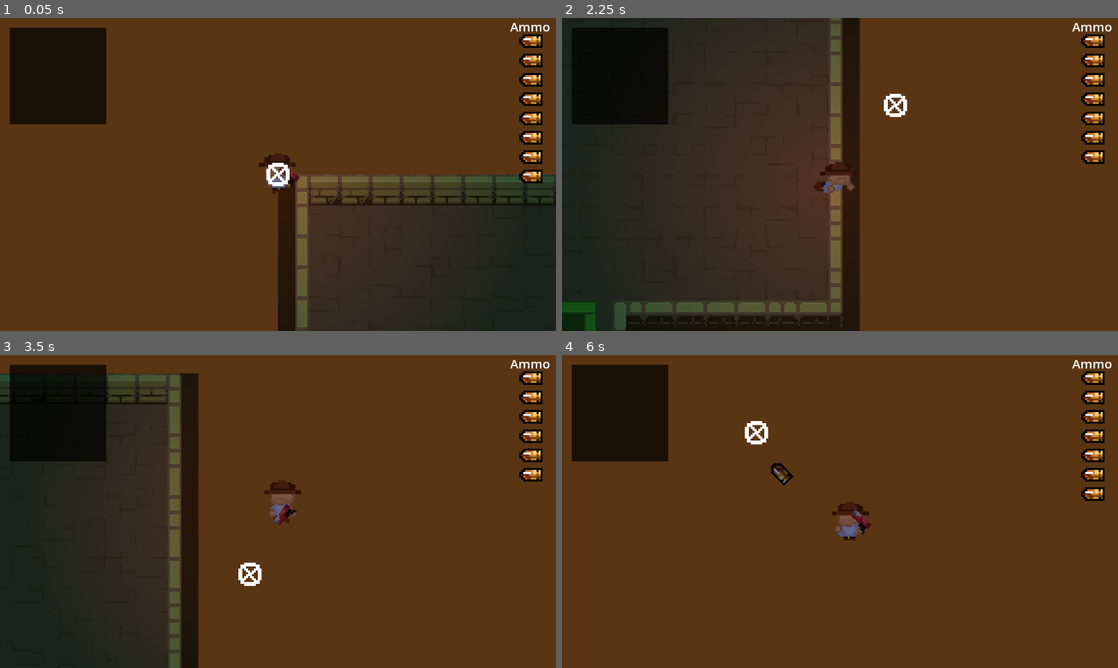
Above: before the commit, frames 1-4 (two rows, left to right).
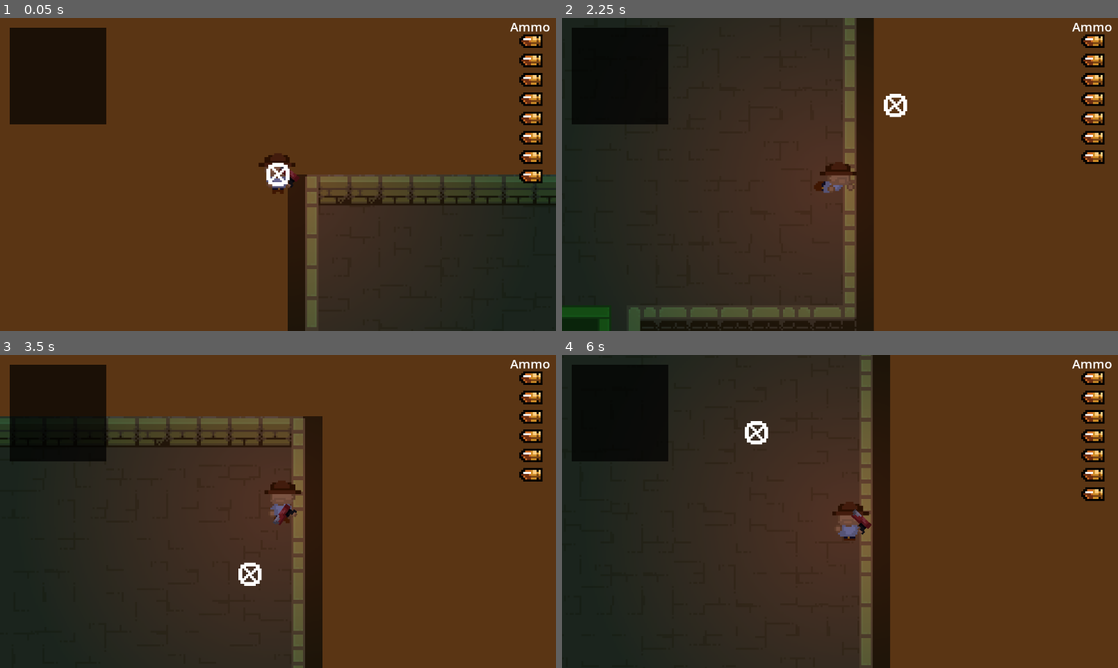
Above: after the commit, the same moments.

Repository: wonderdip/Guns-N-Gylphs
Game: Godot game, scene res://Scenes/World.tscn
The game is run twice, just before and just after one commit, with the same random seed, the same clock (stepped at 60 frames per second) and the same inputs.
Inputs (mouse positions are in pixels of both pictures, inside the frame that each line leads up to):
- Up to frame 1 (0.05 s): no input
- Up to frame 2 (2.25 s): tap Enter at 0.5 s; move the mouse to (962, 158) at 0.52 s; hold Right (move_right) 0.53-1.28 s; right-click (962, 158) at 0.6 s; move the mouse to (728, 190) at 1.27 s; hold Down (move_down) 1.28-2.03 s; click (728, 190) at 1.35 s; move the mouse to (895, 105) at 2.02 s; hold Right (move_right) from 2.03 s (still down); right-click (895, 105) at 2.1 s
- Up to frame 3 (3.5 s): move the mouse to (250, 574) at 2.77 s; release Right (move_right) at 2.78 s; hold W (move_up) from 2.78 s (still down); click (250, 574) at 2.85 s
- Up to frame 4 (6 s): move the mouse to (1006, 558) at 3.52 s; release W (move_up) at 3.53 s; hold Left (move_left) 3.53-5.03 s; right-click (1006, 558) at 3.6 s; tap R (reload) at 4.15 s; move the mouse to (673, 464) at 4.27 s; click (673, 464) at 4.35 s; move the mouse to (867, 511) at 5.02 s; hold Down (move_down) 5.03-5.78 s; right-click (867, 511) at 5.1 s; move the mouse to (756, 433) at 5.77 s; hold Right (move_right) from 5.78 s (still down); click (756, 433) at 5.85 s

The runs differ from the first frame. In frame 1, 3.1% of the frame differs, in the area x 50-100%, y 50-100%; in frame 2, 8.1%; in frame 3, 15%; in frame 4, 45%, in the area x 0-59%, y 0-100%.

Commit message:
Door Animations, fixed collisions

Diff:
--- a/Assets/WorldTileSet.tres
+++ b/Assets/WorldTileSet.tres
@@ -5,37 +5,123 @@
 [sub_resource type="TileSetAtlasSource" id="TileSetAtlasSource_0u1jf"]
 texture = ExtResource("1_uuyb7")
 0:0/0 = 0
+0:0/0/physics_layer_0/linear_velocity = Vector2(0, 0)
+0:0/0/physics_layer_0/angular_velocity = 0.0
+0:0/0/physics_layer_0/polygon_0/points = PackedVector2Array(-8, -8, 8, -8, 8, 8, -8, 8)
 1:0/0 = 0
+1:0/0/physics_layer_0/linear_velocity = Vector2(0, 0)
+1:0/0/physics_layer_0/angular_velocity = 0.0
+1:0/0/physics_layer_0/polygon_0/points = PackedVector2Array(-8, -8, 8, -8, 8, 8, -8, 8)
 2:0/0 = 0
+2:0/0/physics_layer_0/linear_velocity = Vector2(0, 0)
+2:0/0/physics_layer_0/angular_velocity = 0.0
+2:0/0/physics_layer_0/polygon_0/points = PackedVector2Array(-8, -8, 8, -8, 8, 8, -8, 8)
 3:0/0 = 0
+3:0/0/physics_layer_0/linear_velocity = Vector2(0, 0)
+3:0/0/physics_layer_0/angular_velocity = 0.0
+3:0/0/physics_layer_0/polygon_0/points = PackedVector2Array(-8, -8, 8, -8, 8, 8, -8, 8)
 4:0/0 = 0
+4:0/0/physics_layer_0/linear_velocity = Vector2(0, 0)
+4:0/0/physics_layer_0/angular_velocity = 0.0
 5:0/0 = 0
+5:0/0/physics_layer_0/linear_velocity = Vector2(0, 0)
+5:0/0/physics_layer_0/angular_velocity = 0.0
 6:0/0 = 0
+6:0/0/physics_layer_0/linear_velocity = Vector2(0, 0)
+6:0/0/physics_layer_0/angular_velocity = 0.0
 7:0/0 = 0
+7:0/0/physics_layer_0/linear_velocity = Vector2(0, 0)
+7:0/0/physics_layer_0/angular_velocity = 0.0
 8:0/0 = 0
+8:0/0/physics_layer_0/linear_velocity = Vector2(0, 0)
+8:0/0/physics_layer_0/angular_velocity = 0.0
 9:0/0 = 0
+9:0/0/physics_layer_0/linear_velocity = Vector2(0, 0)
+9:0/0/physics_layer_0/angular_velocity = 0.0
 0:1/0 = 0
+0:1/0/physics_layer_0/linear_velocity = Vector2(0, 0)
+0:1/0/physics_layer_0/angular_velocity = 0.0
+0:1/0/physics_layer_0/polygon_0/points = PackedVector2Array(-8, -8, 8, -8, 8, 8, -8, 8)
 1:1/0 = 0
+1:1/0/physics_layer_0/linear_velocity = Vector2(0, 0)
+1:1/0/physics_layer_0/angular_velocity = 0.0
+1:1/0/physics_layer_0/polygon_0/points = PackedVector2Array(-8, -8, 8, -8, 8, 8, -8, 8)
 2:1/0 = 0
+2:1/0/physics_layer_0/linear_velocity = Vector2(0, 0)
+2:1/0/physics_layer_0/angular_velocity = 0.0
+2:1/0/physics_layer_0/polygon_0/points = PackedVector2Array(-8, -8, 8, -8, 8, 8, -8, 8)
 3:1/0 = 0
+3:1/0/physics_layer_0/linear_velocity = Vector2(0, 0)
+3:1/0/physics_layer_0/angular_velocity = 0.0
+3:1/0/physics_layer_0/polygon_0/points = PackedVector2Array(-8, -8, 8, -8, 8, 8, -8, 8)
 4:1/0 = 0
+4:1/0/physics_layer_0/linear_velocity = Vector2(0, 0)
+4:1/0/physics_layer_0/angular_velocity = 0.0
 5:1/0 = 0
+5:1/0/physics_layer_0/linear_velocity = Vector2(0, 0)
+5:1/0/physics_layer_0/angular_velocity = 0.0
 6:1/0 = 0
+6:1/0/physics_layer_0/linear_velocity = Vector2(0, 0)
+6:1/0/physics_layer_0/angular_velocity = 0.0
 7:1/0 = 0
+7:1/0/physics_layer_0/linear_velocity = Vector2(0, 0)
+7:1/0/physics_layer_0/angular_velocity = 0.0
 8:1/0 = 0
+8:1/0/physics_layer_0/linear_velocity = Vector2(0, 0)
+8:1/0/physics_layer_0/angular_velocity = 0.0
 9:1/0 = 0
+9:1/0/physics_layer_0/linear_velocity = Vector2(0, 0)
+9:1/0/physics_layer_0/angular_velocity = 0.0
 0:2/0 = 0
+0:2/0/physics_layer_0/linear_velocity = Vector2(0, 0)
+0:2/0/physics_layer_0/angular_velocity = 0.0
+0:2/0/physics_layer_0/polygon_0/points = PackedVector2Array(-8, -8, 8, -8, 8, 8, -8, 8)
 1:2/0 = 0
+1:2/0/physics_layer_0/linear_velocity = Vector2(0, 0)
+1:2/0/physics_layer_0/angular_velocity = 0.0
+1:2/0/physics_layer_0/polygon_0/points = PackedVector2Array(-8, -8, 8, -8, 8, 8, -8, 8)
 4:2/0 = 0
+4:2/0/physics_layer_0/linear_velocity = Vector2(0, 0)
+4:2/0/physics_layer_0/angular_velocity = 0.0
+4:2/0/physics_layer_0/polygon_0/points = PackedVector2Array(-8, -8, 8, -8, 8, 8, -8, 8)
 5:2/0 = 0
+5:2/0/physics_layer_0/linear_velocity = Vector2(0, 0)
+5:2/0/physics_layer_0/angular_velocity = 0.0
+5:2/0/physics_layer_0/polygon_0/points = PackedVector2Array(-8, -8, 8, -8, 8, 8, -8, 8)
 6:2/0 = 0
+6:2/0/physics_layer_0/linear_velocity = Vector2(0, 0)
+6:2/0/physics_layer_0/angular_velocity = 0.0
+6:2/0/physics_layer_0/polygon_0/points = PackedVector2Array(-8, -8, 8, -8, 8, 8, -8, 8)
 7:2/0 = 0
+7:2/0/physics_layer_0/linear_velocity = Vector2(0, 0)
+7:2/0/physics_layer_0/angular_velocity = 0.0
+7:2/0/physics_layer_0/polygon_0/points = PackedVector2Array(-8, -8, 8, -8, 8, 8, -8, 8)
 8:2/0 = 0
+8:2/0/physics_layer_0/linear_velocity = Vector2(0, 0)
+8:2/0/physics_layer_0/angular_velocity = 0.0
+8:2/0/physics_layer_0/polygon_0/points = PackedVector2Array(-8, -8, 8, -8, 8, 8, -8, 8)
 9:2/0 = 0
+9:2/0/physics_layer_0/linear_velocity = Vector2(0, 0)
+9:2/0/physics_layer_0/angular_velocity = 0.0
+9:2/0/physics_layer_0/polygon_0/points = PackedVector2Array(-8, -8, 8, -8, 8, 8, -8, 8)
 0:3/0 = 0
+0:3/0/physics_layer_0/linear_velocity = Vector2(0, 0)
+0:3/0/physics_layer_0/angular_velocity = 0.0
+0:3/0/physics_layer_0/polygon_0/points = PackedVector2Array(-8, -8, 8, -8, 8, 8, -8, 8)
 1:3/0 = 0
+1:3/0/physics_layer_0/linear_velocity = Vector2(0, 0)
+1:3/0/physics_layer_0/angular_velocity = 0.0
+1:3/0/physics_layer_0/polygon_0/points = PackedVector2Array(-8, -8, 8, -8, 8, 8, -8, 8)
 0:4/0 = 0
+0:4/0/physics_layer_0/linear_velocity = Vector2(0, 0)
+0:4/0/physics_layer_0/angular_velocity = 0.0
+0:4/0/physics_layer_0/polygon_0/points = PackedVector2Array(-8, -8, 8, -8, 8, 8, -8, 8)
 1:4/0 = 0
+1:4/0/physics_layer_0/linear_velocity = Vector2(0, 0)
+1:4/0/physics_layer_0/angular_velocity = 0.0
+1:4/0/physics_layer_0/polygon_0/points = PackedVector2Array(-8, -8, 8, -8, 8, 8, -8, 8)
 
 [resource]
+physics_layer_0/collision_layer = 4
+physics_layer_0/collision_mask = 3
 sources/0 = SubResource("TileSetAtlasSource_0u1jf")
--- a/Scenes/Guns/Bullets/bullets.tscn
+++ b/Scenes/Guns/Bullets/bullets.tscn
@@ -14,7 +14,7 @@
 [node name="Area2D" type="Area2D" parent="."]
 top_level = true
 collision_layer = 2
-collision_mask = 2
+collision_mask = 6
 
 [node name="CollisionShape2D" type="CollisionShape2D" parent="Area2D"]
 position = Vector2(-0.5, 0)
--- a/Scenes/Player.tscn
+++ b/Scenes/Player.tscn
@@ -434,6 +434,7 @@
 shape = SubResource("CapsuleShape2D_2mlfq")
 
 [node name="BodySprite" type="AnimatedSprite2D" parent="."]
+y_sort_enabled = true
 material = SubResource("ShaderMaterial_il4xp")
 scale = Vector2(4, 4)
 sprite_frames = SubResource("SpriteFrames_mgvyj")
--- a/Scenes/World/door.tscn
+++ b/Scenes/World/door.tscn
@@ -1,20 +1,73 @@
-[gd_scene load_steps=5 format=3 uid="uid://bnsk20knm106r"]
+[gd_scene load_steps=12 format=3 uid="uid://bnsk20knm106r"]
 
 [ext_resource type="Script" path="res://Scripts/World/door.gd" id="1_ur3mk"]
-[ext_resource type="Texture2D" uid="uid://bgrkfeq5k4tch" path="res://Assets/DoorUp.png" id="2_i0mlu"]
+[ext_resource type="Texture2D" uid="uid://boa2331ts4k20" path="res://Assets/DoorUp-sheet.png" id="2_v1qfg"]
 [ext_resource type="Texture2D" uid="uid://cb0c3nrc31tw8" path="res://Assets/DoorSide.png" id="3_mynva"]
 
-[sub_resource type="CircleShape2D" id="CircleShape2D_cg5wj"]
-radius = 41.7979
+[sub_resource type="AtlasTexture" id="AtlasTexture_nws6p"]
+atlas = ExtResource("2_v1qfg")
+region = Rect2(0, 0, 48, 32)
+
+[sub_resource type="AtlasTexture" id="AtlasTexture_rtbib"]
+atlas = ExtResource("2_v1qfg")
+region = Rect2(48, 0, 48, 32)
+
+[sub_resource type="AtlasTexture" id="AtlasTexture_0yl2i"]
+atlas = ExtResource("2_v1qfg")
+region = Rect2(96, 0, 48, 32)
+
+[sub_resource type="AtlasTexture" id="AtlasTexture_ni3qi"]
+atlas = ExtResource("2_v1qfg")
+region = Rect2(144, 0, 48, 32)
+
+[sub_resource type="AtlasTexture" id="AtlasTexture_4wuct"]
+atlas = ExtResource("2_v1qfg")
+region = Rect2(192, 0, 48, 32)
+
+[sub_resource type="AtlasTexture" id="AtlasTexture_6seiw"]
+atlas = ExtResource("2_v1qfg")
+region = Rect2(240, 0, 48, 32)
+
+[sub_resource type="SpriteFrames" id="SpriteFrames_ce6oo"]
+animations = [{
+"frames": [{
+"duration": 1.0,
+"texture": SubResource("AtlasTexture_nws6p")
+}, {
+"duration": 1.0,
+"texture": SubResource("AtlasTexture_rtbib")
+}, {
+"duration": 1.0,
+"texture": SubResource("AtlasTexture_0yl2i")
+}, {
+"duration": 1.0,
+"texture": SubResource("AtlasTexture_ni3qi")
+}, {
+"duration": 1.0,
+"texture": SubResource("AtlasTexture_4wuct")
+}, {
+"duration": 1.0,
+"texture": SubResource("AtlasTexture_6seiw")
+}],
+"loop": false,
+"name": &"Open",
+"speed": 10.0
+}]
+
+[sub_resource type="CapsuleShape2D" id="CapsuleShape2D_jayfy"]
+radius = 23.75
+height = 66.5
 
 [node name="Door" type="Node2D"]
 z_index = 1
+y_sort_enabled = true
 scale = Vector2(4, 4)
 script = ExtResource("1_ur3mk")
 
-[node name="HorizontalDoor" type="Sprite2D" parent="."]
+[node name="HorizontalDoor" type="AnimatedSprite2D" parent="."]
 position = Vector2(0, 16)
-texture = ExtResource("2_i0mlu")
+sprite_frames = SubResource("SpriteFrames_ce6oo")
+animation = &"Open"
 offset = Vector2(0, -16)
 
 [node name="VerticalDoor" type="Sprite2D" parent="."]
@@ -23,10 +76,15 @@
 offset = Vector2(-3, 0)
 
 [node name="StaticBody2D" type="StaticBody2D" parent="."]
+collision_layer = 4
+collision_mask = 3
 
 [node name="CollisionShape2D" type="CollisionShape2D" parent="StaticBody2D"]
 
 [node name="Area2D" type="Area2D" parent="."]
 
 [node name="CollisionShape2D" type="CollisionShape2D" parent="Area2D"]
-shape = SubResource("CircleShape2D_cg5wj")
+shape = SubResource("CapsuleShape2D_jayfy")
+
+[connection signal="body_entered" from="Area2D" to="." method="_on_area_2d_body_entered"]
+[connection signal="body_exited" from="Area2D" to="." method="_on_area_2d_body_exited"]
--- a/Scripts/Bullets.gd
+++ b/Scripts/Bullets.gd
@@ -31,13 +31,17 @@
 	area.global_position = global_position
 	area.global_rotation = global_rotation
 	travelled_distance += Speed * delta
+
 	if travelled_distance > max_distance:
 		queue_free()
-
 
 func _on_area_2d_body_entered(body):
 	if body is Enemy:
 		body.take_damage(damage)
 		queue_free()
-	if body is TileMap:
+
+	elif body is TileMap:
 		queue_free()
+
+	elif body.collision_layer & (1 << 2): # Layer 3 is the 3rd bit, which is 1 << 2
+		queue_free()
--- a/Scripts/Player.gd
+++ b/Scripts/Player.gd
@@ -33,6 +33,7 @@
 var mouse_pos: Vector2
 
 func _ready():
+	add_to_group("Player")
 	current_gun_parent = get_node("CurrentGun")
 	current_gun = current_gun_parent.get_children()
 	current_gun_sprite = current_gun_parent.get_child(0)
--- a/Scripts/World/door.gd
+++ b/Scripts/World/door.gd
@@ -6,7 +6,7 @@
 @export var cleared_door_color: Color = Color(0.5, 1, 0.5)  # Greenish
 
 # Door components
-@onready var horizontal_sprite = $HorizontalDoor
+@onready var horizontal_sprite: AnimatedSprite2D = $HorizontalDoor
 @onready var vertical_sprite = $VerticalDoor
 @onready var collision_shape = $StaticBody2D/CollisionShape2D
 
@@ -45,10 +45,15 @@
 		horizontal_sprite.visible = true
 		vertical_sprite.visible = false
 
-		# Adjust collision shape for horizontal door
+		var frames: SpriteFrames = horizontal_sprite.sprite_frames
+		var current_animation: String = horizontal_sprite.animation
+		var current_frame: int = horizontal_sprite.frame
+
+		var texture: Texture2D = frames.get_frame_texture(current_animation, current_frame)
 		var rect_shape = RectangleShape2D.new()
-		rect_shape.size = Vector2(horizontal_sprite.texture.get_width(), horizontal_sprite.texture.get_height())
+		rect_shape.size = texture.get_size()
 		collision_shape.shape = rect_shape
+
 
 	# Connect to room state change signal
 	if current_room and current_room.has_signal("state_changed"):
@@ -65,6 +70,7 @@
 		var room_state = current_room.current_state
 		if door_state != room_state:
 			update_door_state(room_state)
+
 
 # Update door state based on room state
 func update_door_state(new_state):
@@ -94,3 +100,14 @@
 func _on_room_state_changed(room_index, new_state):
 	if current_room and current_room.room_index == room_index:
 		update_door_state(new_state)
+
+
+func _on_area_2d_body_entered(body):
+	if body.is_in_group("Player"):
+		if door_state == 1 or door_state == 2:
+			horizontal_sprite.play("Open")
+
+func _on_area_2d_body_exited(body):
+	if body.is_in_group("Player"):
+		if door_state == 1 or door_state == 2:
+			horizontal_sprite.play_backwards("Open")
Binary file added: Assets/DoorUp-sheet.png
Not shown, added: Assets/DoorUp-sheet.png.import
